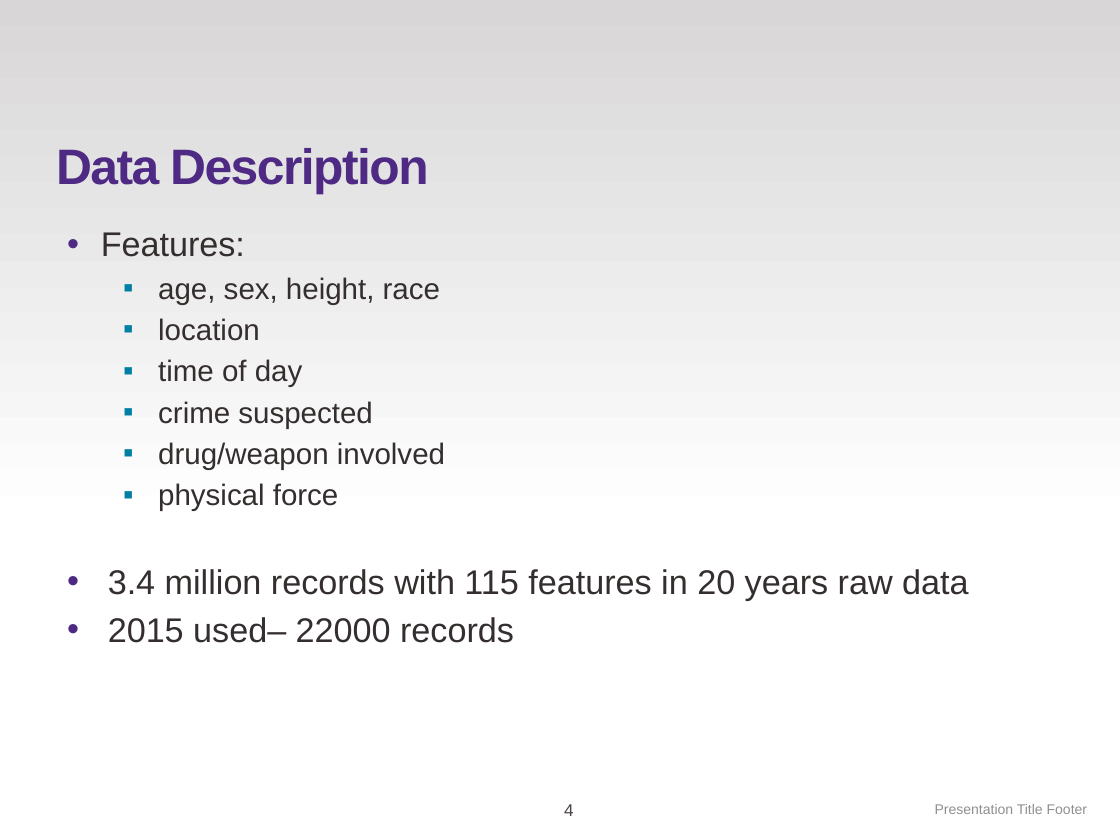
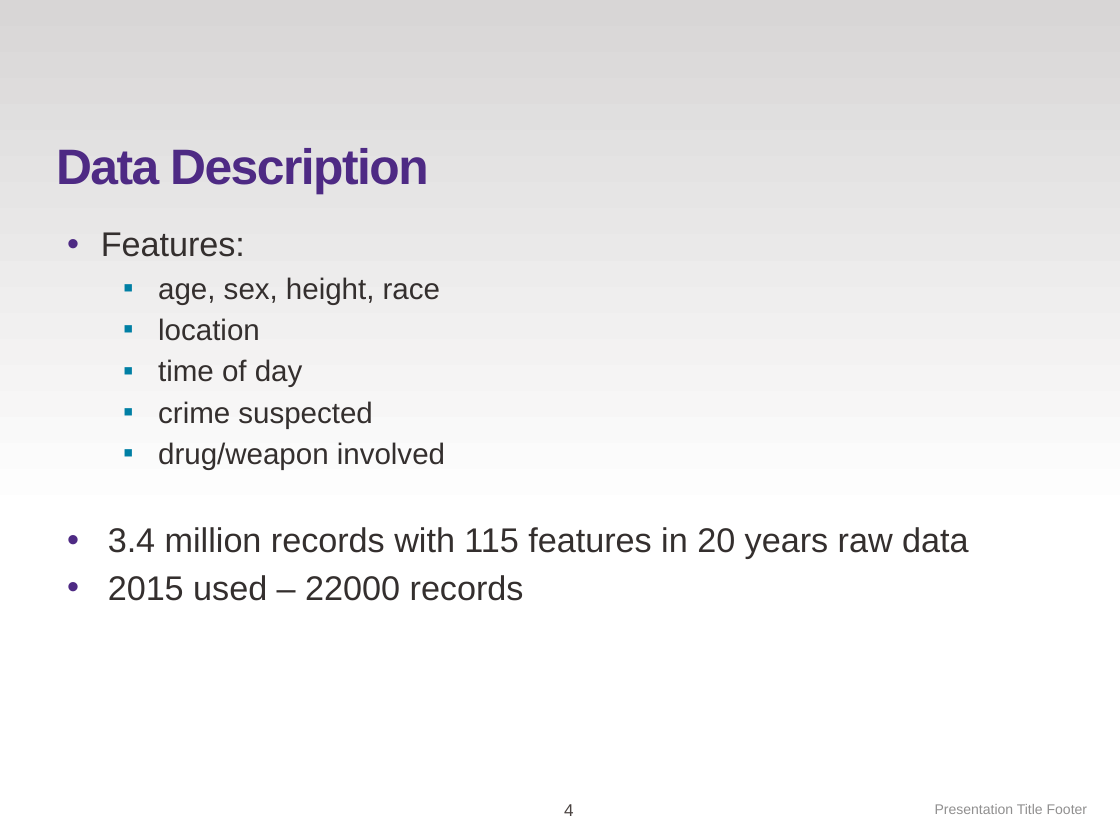
Before and after one commit to MSIA/2021-msia423-dong-zizhuo-project, a slide deck: slide 4 of deliverables/Presentation.ppt. Drawn at 1120x840 pixels with LibreOffice and Linux fonts; fonts in the diff are those of the drawing; background and template pictures are left out. Boxes give left, top, right and bottom in pixels: in the first picture for what was removed or moved away, otherwise in the second. Text is boxed around its words. In the diff, an @@ line names an element or a change of style, - is before the commit and + after.

```diff
--- a/deliverables/Presentation.ppt
+++ b/deliverables/Presentation.ppt
@@ text at [158, 483, 339, 511]: paragraph removed @@
-  ▪ physical force
@@ text at [108, 575, 524, 601]: spaces changed @@
-• 2015 used– 22000 records
+• 2015 used – 22000 records
```
Also in this commit, not shown: 3 other slides changed.
